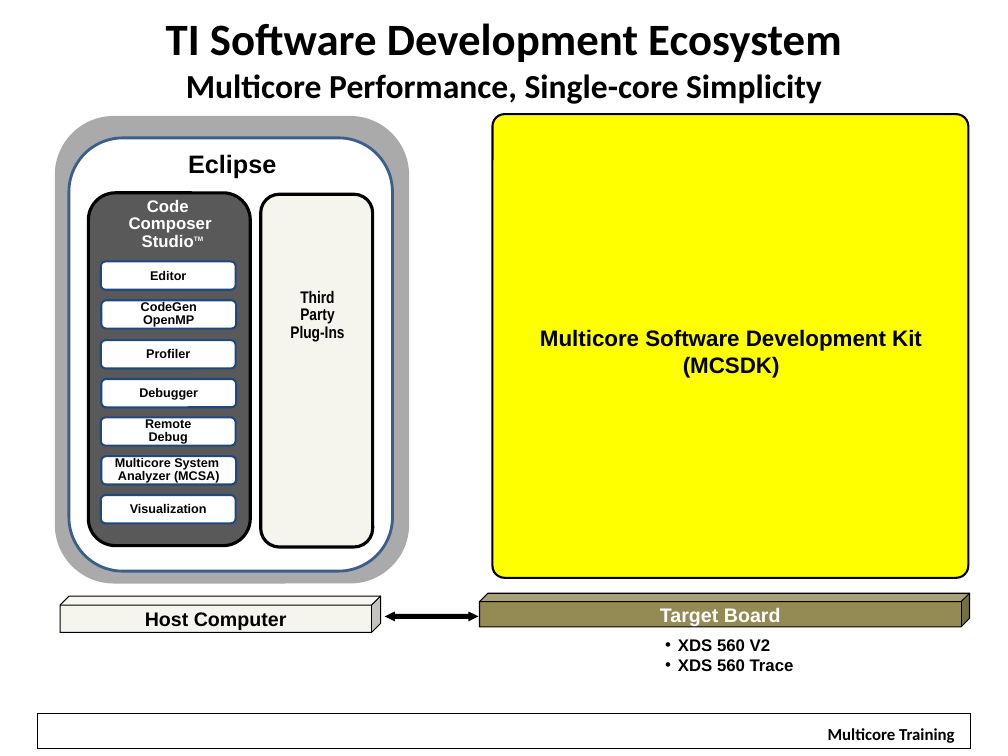
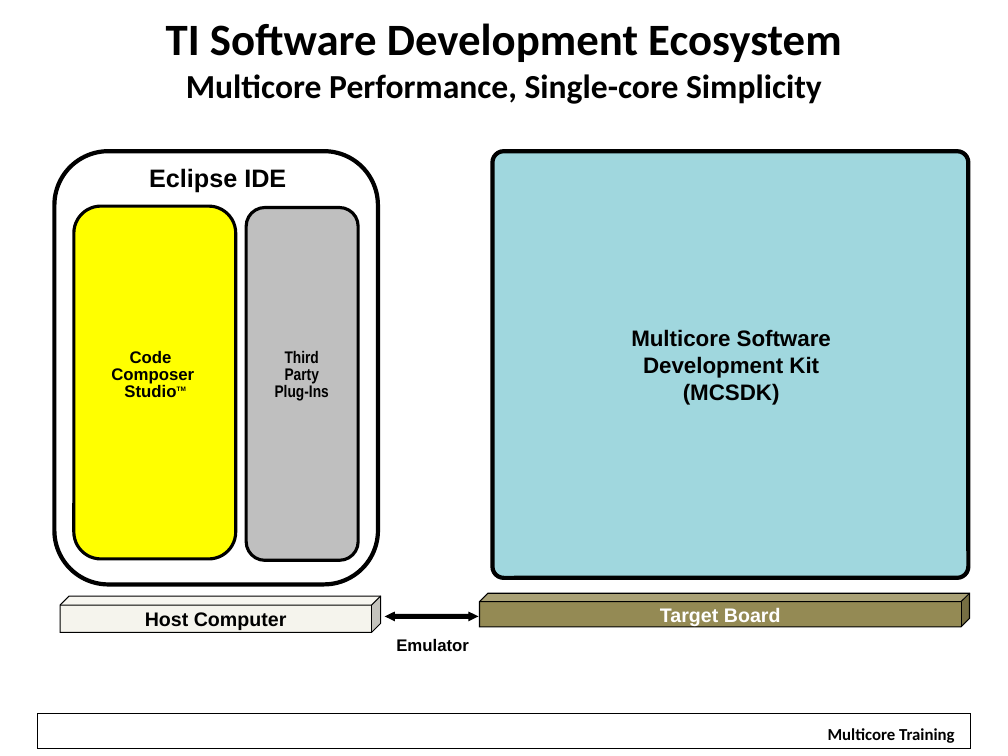
Before and after one commit to hari1989/keystone-workshop, a slide deck: slide 7 of slides/Introduction to KeyStone Software Ecosystem.pptx (slide 9 before the commit). Drawn at 1008x756 pixels with LibreOffice and Linux fonts; fonts in the diff are those of the drawing; background and template pictures are left out. Boxes give left, top, right and bottom in pixels: in the first picture for what was removed or moved away, otherwise in the second. Text is boxed around its words. In the diff, an @@ line names an element or a change of style, - is before the commit and + after.

Commit message:
Revisions based on 6/13/12 discussion; modifed ecosystem diagram and used as advanced organizer throughout lesson; fixed red URLs so they are now blue

```diff
--- a/slides/Introduction to KeyStone Software Ecosystem.pptx
+++ b/slides/Introduction to KeyStone Software Ecosystem.pptx
@@ rounded rectangle removed at (54,116,409,584) @@
@@ rounded rectangle at (54,151,378,585): outline #3A5F8C 2 pt to #000000 3 pt @@
@@ text at (149,168,286,192): text changed @@
-Eclipse
+Eclipse IDE
@@ rounded rectangle: place and size @@
-rounded rectangle at (493,114,969,578)
+rounded rectangle at (493,151,969,578)
@@ rounded rectangle at (493,151,969,578): fill #FFFF00 to #A0D7DE; outline #000000 1.5 pt to #000000 3 pt @@
@@ 3 rounded rectangles: place and size @@
-3 rounded rectangles at (69,138,392,572)
+3 rounded rectangles at (54,151,378,585)
@@ rounded rectangle at (74,207,236,559): fill #595959 to #FFFF00 @@
@@ rounded rectangle at (246,208,358,560): fill #F5F4ED to #BFBFBF @@
@@ rounded rectangle removed at (101,261,236,289) @@
-Editor
@@ rounded rectangle removed at (102,300,237,329) @@
-CodeGen
-OpenMP
@@ text "Multicore Software": place and size @@
-text "Multicore Software" at (540,329,922,378)
+text "Multicore Software" at (631,329,831,405)
@@ text at (631,329,831,378): text changed @@
-Multicore Software Development Kit
+Multicore Software
+Development Kit
@@ rounded rectangle "Code": place and size @@
-rounded rectangle "Code" at (90,191,252,265)
+rounded rectangle "Code" at (72,341,234,415)
@@ rounded rectangle "Code" at (72,341,234,415): text colour #FFFFFF to #000000 @@
@@ rounded rectangle removed at (101,340,236,368) @@
-Profiler
@@ rounded rectangle "Third": place and size @@
-rounded rectangle "Third" at (262,281,374,361)
+rounded rectangle "Third" at (246,341,358,420)
@@ rounded rectangle removed at (102,379,237,407) @@
-Debugger
@@ rounded rectangle removed at (101,417,236,446) @@
-Remote
-Debug
@@ rounded rectangle removed at (102,457,237,485) @@
-Multicore System
-Analyzer (MCSA)
@@ rounded rectangle removed at (101,495,236,523) @@
-Visualization
@@ text added at (396,639,469,651), 12 pt, text #000000, bold @@
+Emulator
@@ text removed at (678,639,794,671) @@
-• XDS 560 V2
-• XDS 560 Trace
```
Also in this commit, not shown: 15 other slides changed, 1 slide added.
